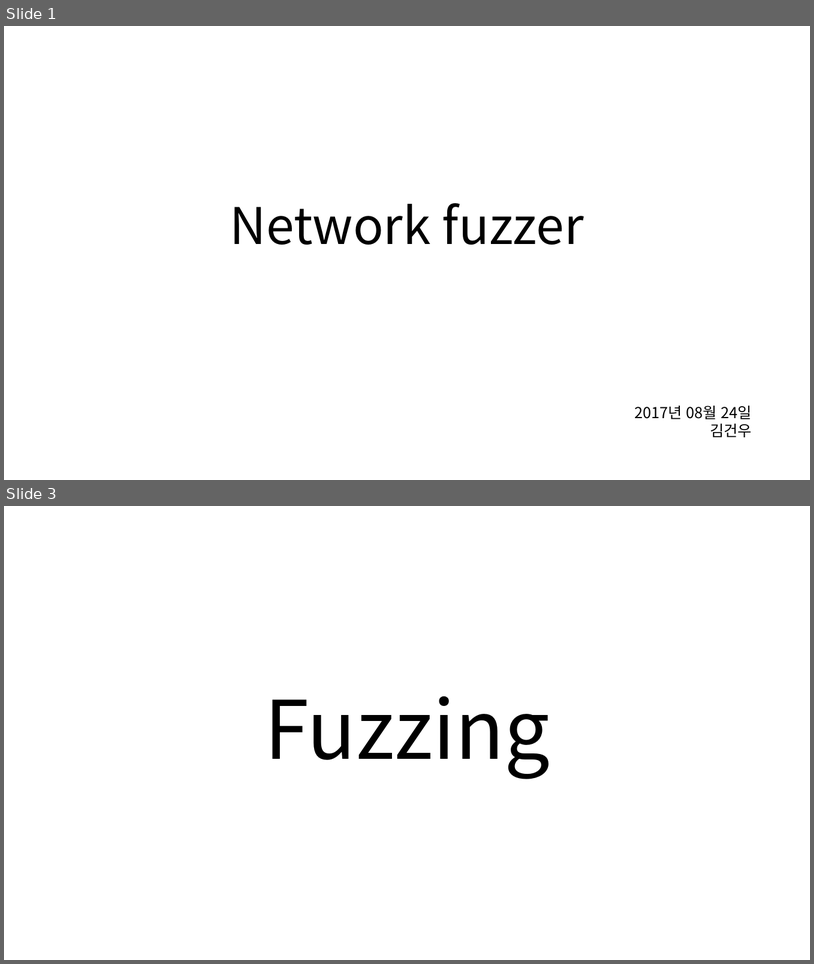
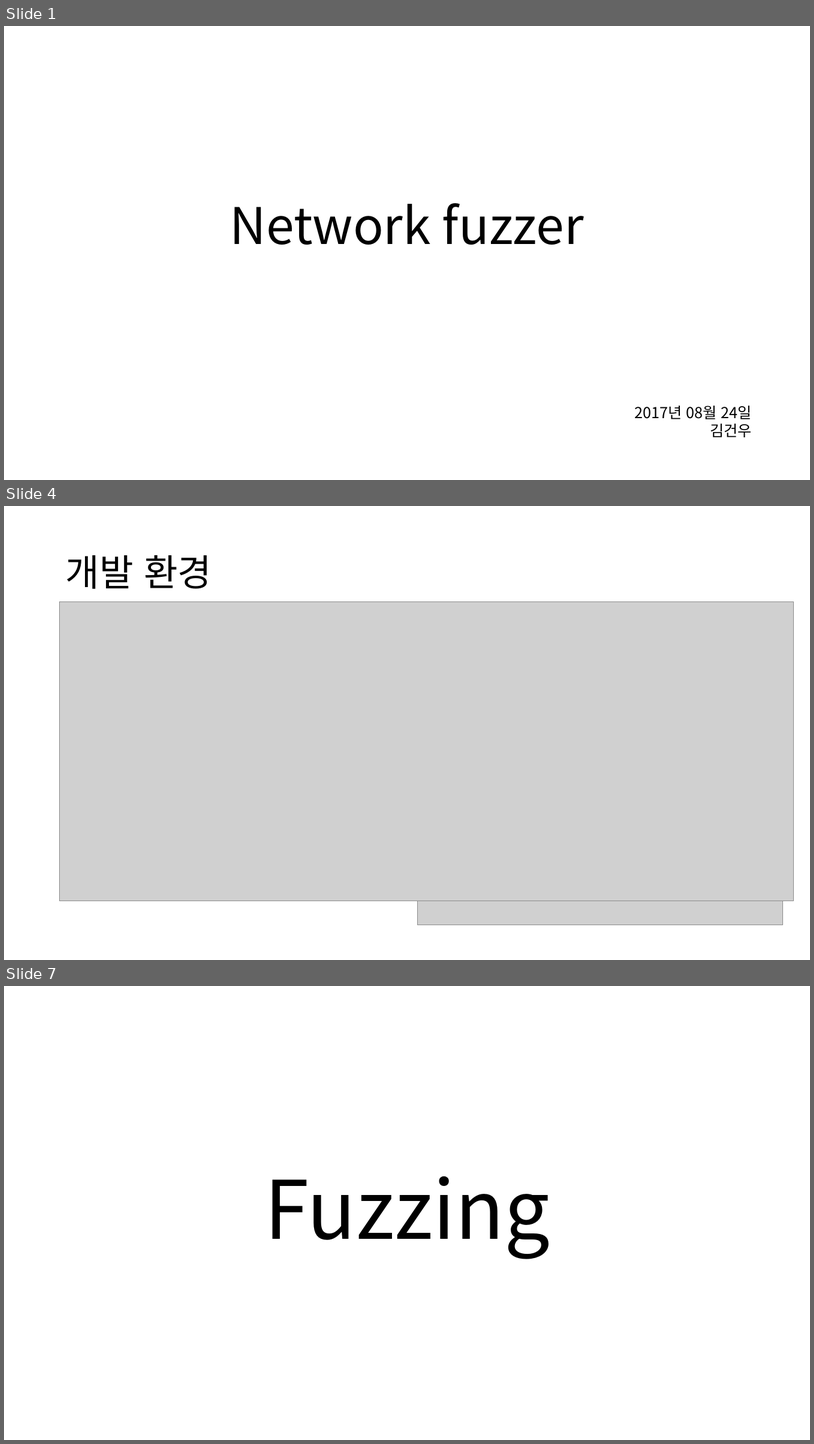
Before and after one commit to gunwooKim-Korea/network-fuzzer, a slide deck: networkfuzzer/Network fuzzer.pptx. Shown one above the other, each under a label of ours: slides 1 and 3 before the commit, slides 1, 4 and 7 after it; the slides between them are not shown. The pictures are 814x964 and 814x1444 pixels, drawn with LibreOffice and Linux fonts; fonts in the diff are those of the drawing; grey boxes stand for pictures. Boxes give left, top, right and bottom in pixels: in the first picture for what was removed or moved away, otherwise in the second. Text is boxed around its words. In the diff, an @@ line names an element or a change of style, - is before the commit and + after.

```diff
--- a/networkfuzzer/Network fuzzer.pptx
+++ b/networkfuzzer/Network fuzzer.pptx
@@ slide 4 added at (4, 506, 810, 960), background #FFFFFF @@
@@ title added at (65, 555, 212, 589), 44 pt, text #000000 @@
+개발 환경
@@ picture added at (60, 601, 795, 900) @@
@@ picture added at (418, 601, 783, 925) @@
@@ picture added at (60, 660, 419, 882) @@
@@ what was slide 3 is now slide 7 @@
```
Also in this commit, not shown: 1 slide changed, 3 other slides added.
